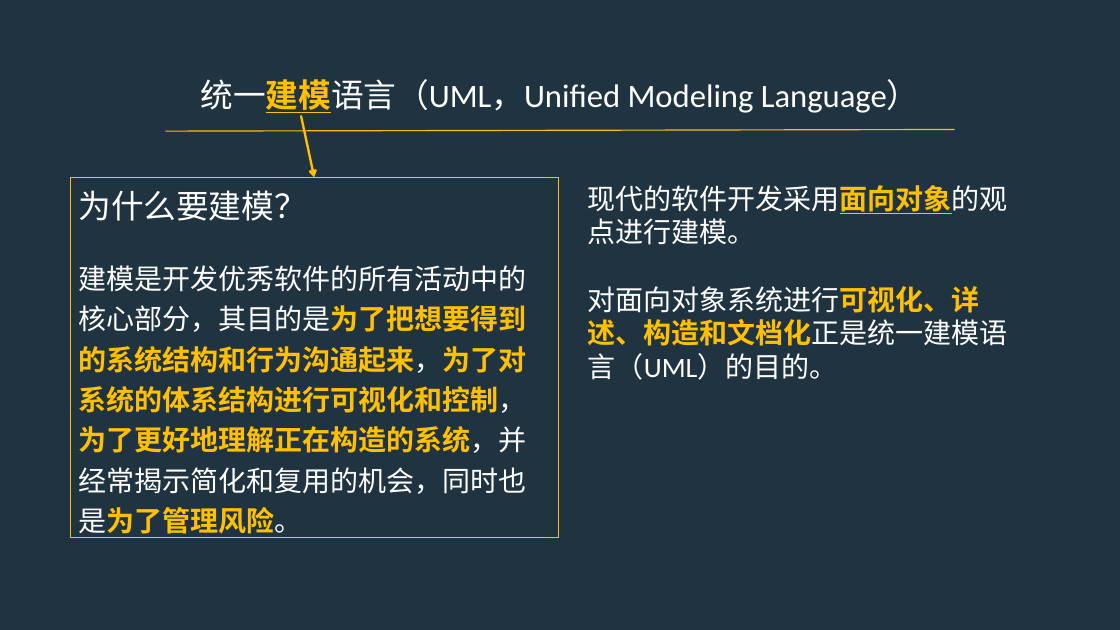
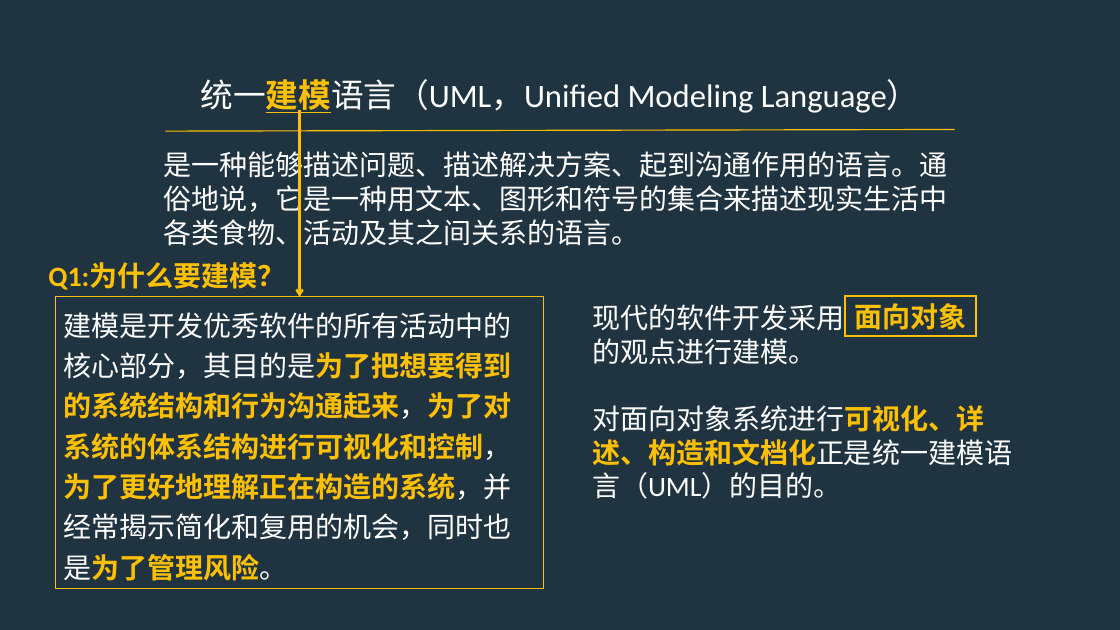
Before and after one commit to PRD2017-G07/G07-teamwork, a slide deck: slide 3 of 0PPT/UML概述.pptx. Drawn at 1120x630 pixels with LibreOffice and Linux fonts; fonts in the diff are those of the drawing. Boxes give left, top, right and bottom in pixels: in the first picture for what was removed or moved away, otherwise in the second. Text is boxed around its words. In the diff, an @@ line names an element or a change of style, - is before the commit and + after.

Commit message:
GBL

```diff
--- a/0PPT/UML概述.pptx
+++ b/0PPT/UML概述.pptx
@@ arrow moved from (301, 116) - (314, 177) to (300, 110) - (300, 297) @@
@@ text at bbox=[164, 147, 948, 251]: paragraph added @@
+是一种能够描述问题、描述解决方案、起到沟通作用的语言。通俗地说，它是一种用文本、图形和符号的集合来描述现实生活中各类食物、活动及其之间关系的语言。
@@ text in rectangle at bbox=[79, 190, 307, 221]: paragraph removed @@
-为什么要建模？
@@ text added at bbox=[48, 263, 285, 290], 24 pt, text #FFC000, bold @@
+Q1:为什么要建模？
@@ rectangle "建模是开发优秀软件的所有活动中的核心部分，其目的是为了把想要得到的系统结构和行为沟通起来，为了对系统的体系结构进行可视化 ...": place and size @@
-rectangle "建模是开发优秀软件的所有活动中的核心部分，其目的是为了把想要得到的系统结构和行为沟通起来，为了对系统的体系结构进行可视化 ..." at bbox=[71, 177, 559, 538]
+rectangle "建模是开发优秀软件的所有活动中的核心部分，其目的是为了把想要得到的系统结构和行为沟通起来，为了对系统的体系结构进行可视化 ..." at bbox=[55, 297, 544, 588]
@@ text "现代的软件开发采用": place and size @@
-text "现代的软件开发采用" at bbox=[588, 185, 1008, 380]
+text "现代的软件开发采用" at bbox=[592, 304, 1012, 499]
@@ rectangle added at bbox=[844, 297, 976, 336], fill #203341, outline #FFC000 1.75 pt, 24 pt, text #FFC000, bold @@
+面向对象
@@ text at bbox=[592, 304, 844, 365]: text changed @@
-现代的软件开发采用面向对象的观点进行建模。
+现代的软件开发采用
+的观点进行建模。
```
Also in this commit, not shown: 7 other slides changed, 7 slides added, 1 slide removed.
